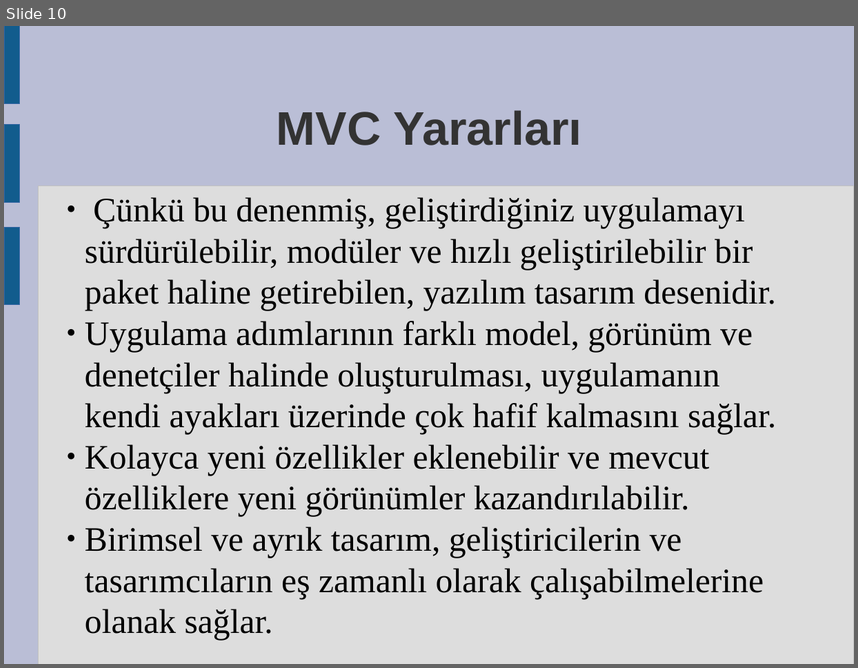
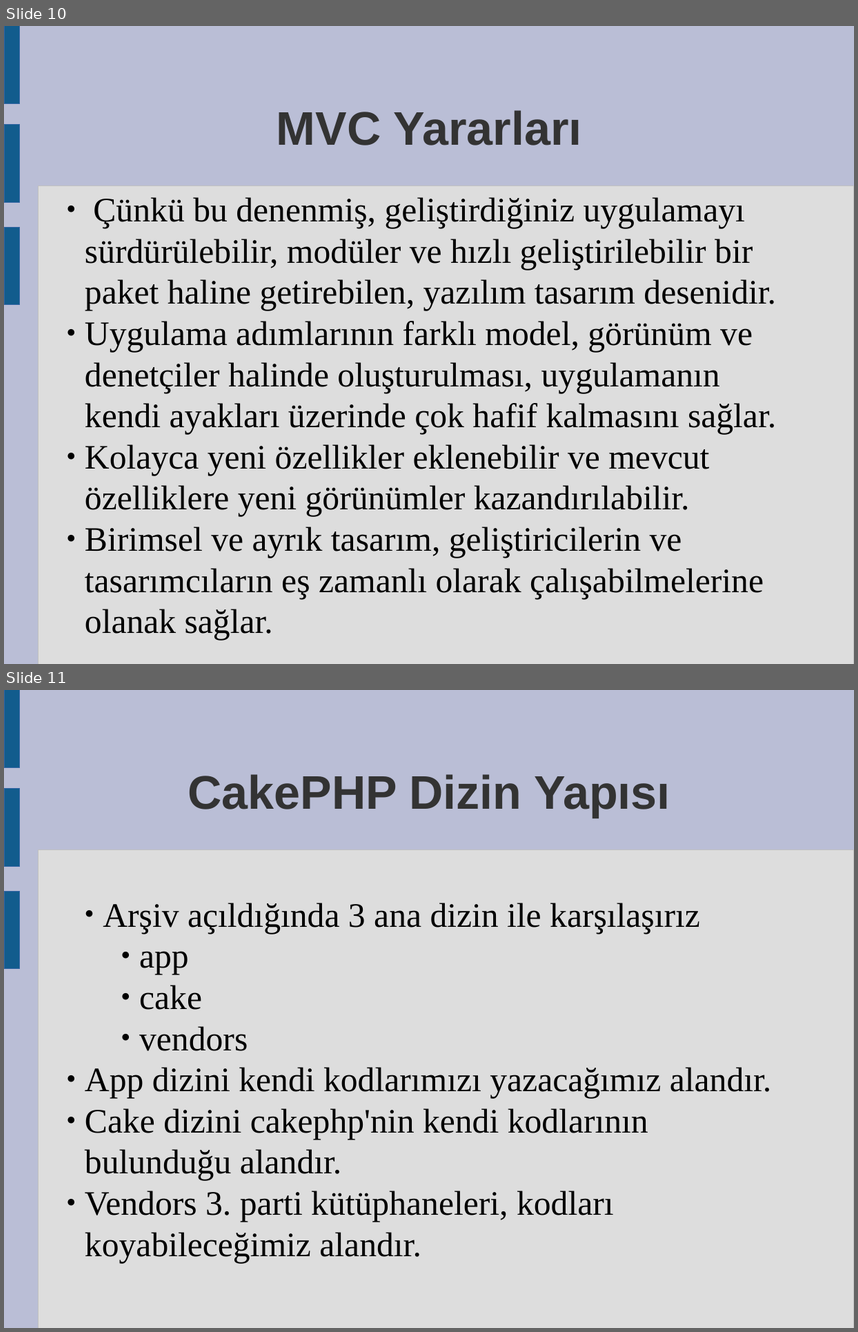
Before and after one commit to askin/misc, a slide deck: intern/cakephp/cakephp.odp. Shown one above the other, each under a label of ours: slide 10 before the commit, slides 10 and 11 after it. The pictures are 858x668 and 858x1332 pixels, drawn with LibreOffice and Linux fonts; fonts in the diff are those of the drawing. Boxes give left, top, right and bottom in pixels: in the first picture for what was removed or moved away, otherwise in the second. Text is boxed around its words. In the diff, an @@ line names an element or a change of style, - is before the commit and + after.

```diff
--- a/intern/cakephp/cakephp.odp
+++ b/intern/cakephp/cakephp.odp
@@ slide 11 added at (x1=4, y1=690, x2=854, y2=1328), background #BABED6; not listed: 4 template elements that a slide beside it also shows @@
@@ title added at (x1=188, y1=774, x2=670, y2=818), 44 pt, text #333333, bold @@
+CakePHP Dizin Yapısı
@@ subtitle added at (x1=85, y1=903, x2=772, y2=1263), 32 pt, text #000000 @@
+  ● Arşiv açıldığında 3 ana dizin ile karşılaşırız
+      ● app
+      ● cake
+      ● vendors
+● App dizini kendi kodlarımızı yazacağımız alandır.
+● Cake dizini cakephp'nin kendi kodlarının bulunduğu alandır.
+● Vendors 3. parti kütüphaneleri, kodları koyabileceğimiz alandır.
```
Also in this commit, not shown: 4 other slides added.
